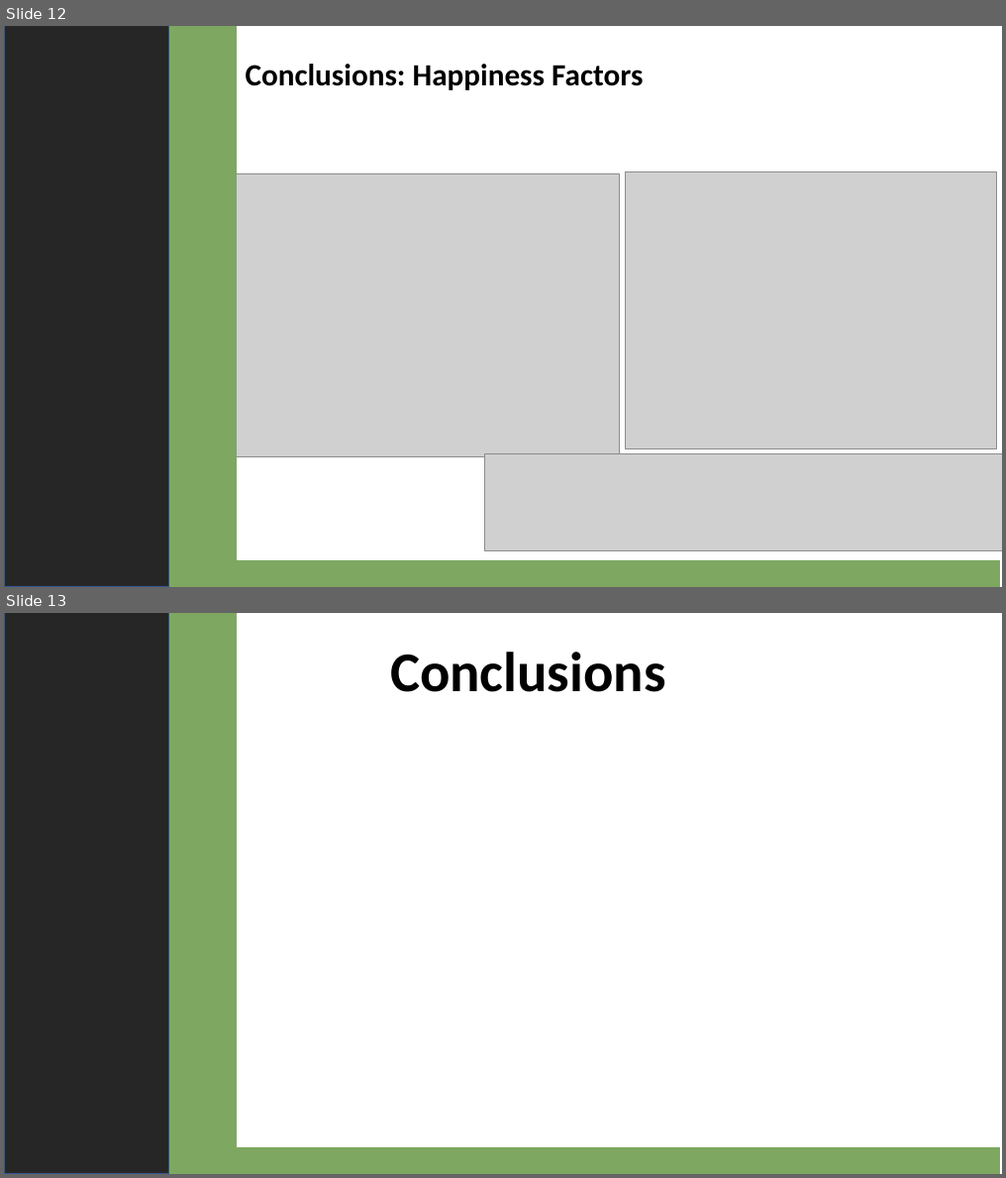
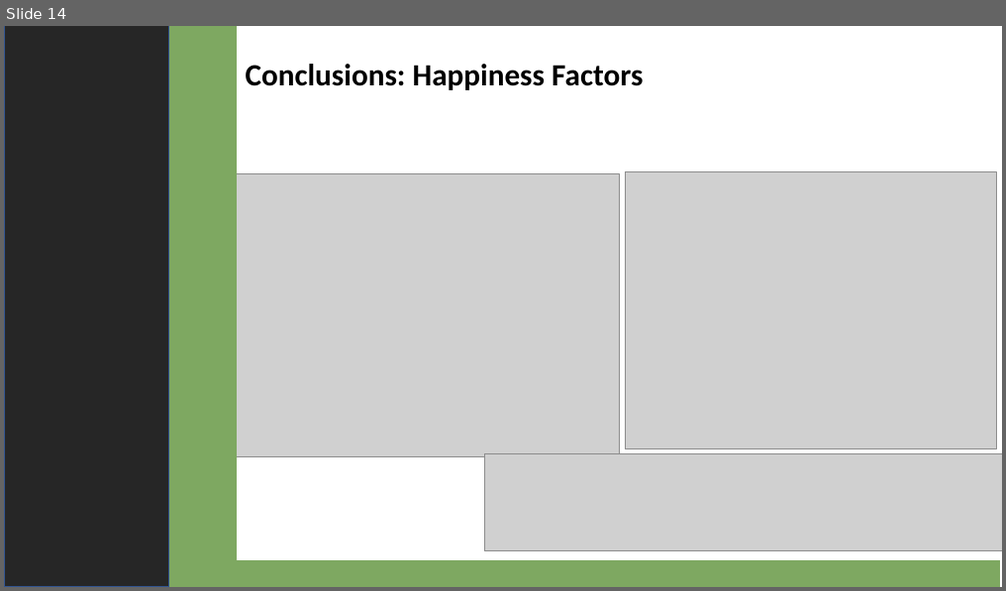
Before and after one commit to 4d4m43/DrinkAndBeHapPY, a slide deck: DrinkandBeHappy.pptx. Shown one above the other, each under a label of ours: slides 12 and 13 before the commit, slide 14 after it. The pictures are 1006x1178 and 1006x591 pixels, drawn with LibreOffice and Linux fonts; fonts in the diff are those of the drawing; grey boxes stand for pictures. Boxes give left, top, right and bottom in pixels: in the first picture for what was removed or moved away, otherwise in the second. Text is boxed around its words. In the diff, an @@ line names an element or a change of style, - is before the commit and + after.

Commit message:
Added conclusion slides

```diff
--- a/DrinkandBeHappy.pptx
+++ b/DrinkandBeHappy.pptx
@@ slide 13 removed at [4,613,1002,1174], background #542C39 @@
@@ rectangle removed at [4,613,1002,1174] @@
@@ rectangle removed at [4,613,168,1174] @@
@@ rectangle removed at [86,613,236,1174] @@
@@ text removed at [390,652,666,692] @@
-Conclusions
@@ rectangle removed at [208,1149,1000,1174] @@
@@ what was slide 12 is now slide 14 @@
```
Also in this commit, not shown: 3 slides added, 1 other slide removed, 2 other files.
